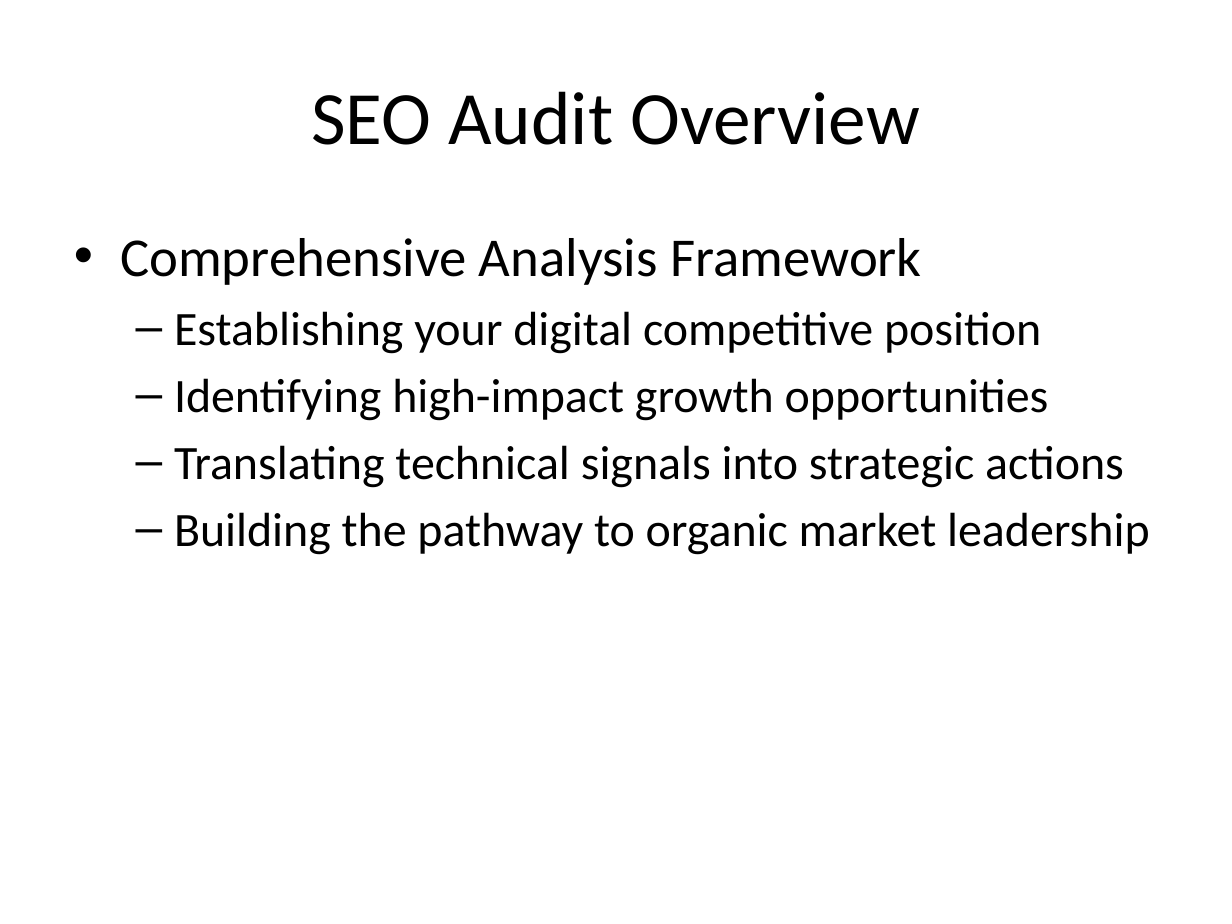
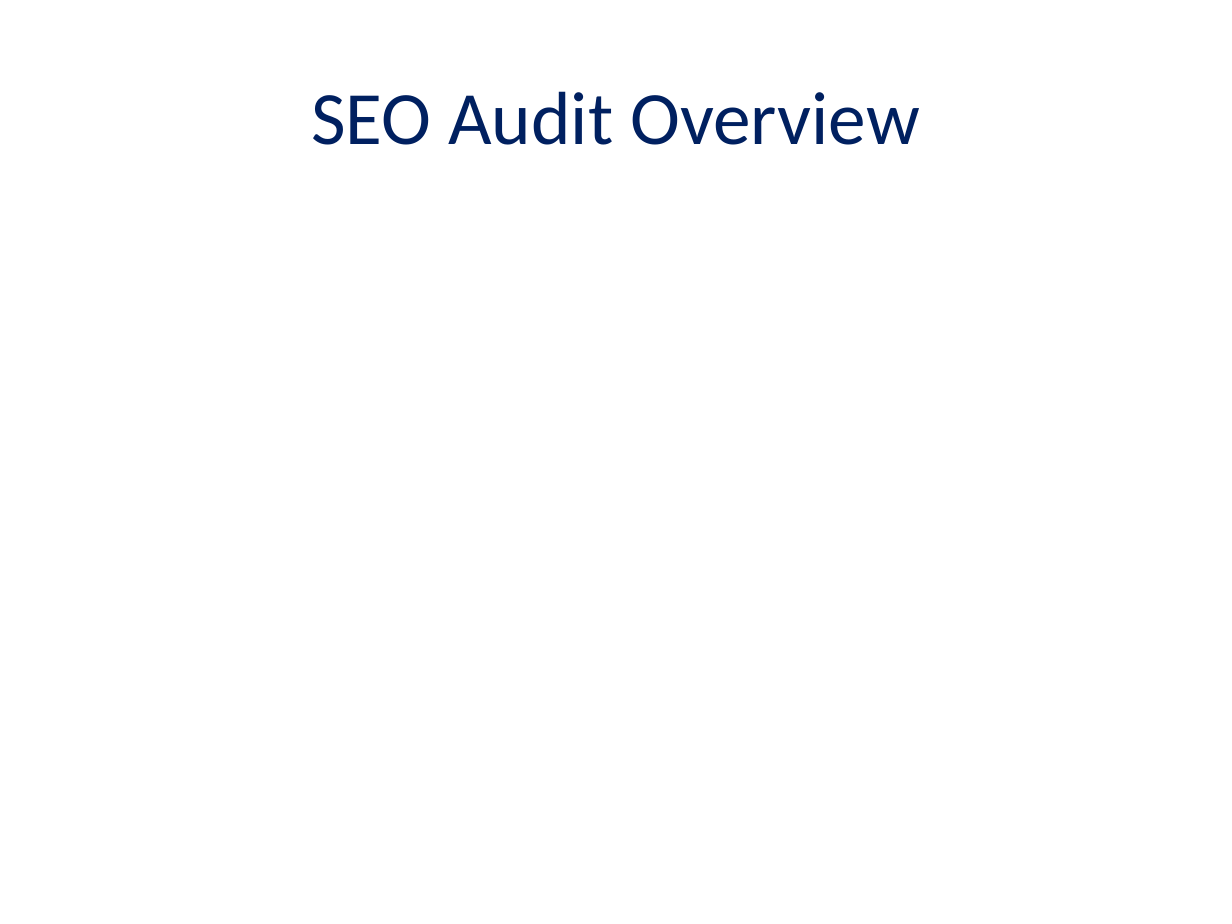
Before and after one commit to analytics-wq/seo-audit-automation, a slide deck: slide 2 of SEO_Strategy.pptx. Drawn at 1232x924 pixels with LibreOffice and Linux fonts; fonts in the diff are those of the drawing. Boxes give left, top, right and bottom in pixels: in the first picture for what was removed or moved away, otherwise in the second. Text is boxed around its words. In the diff, an @@ line names an element or a change of style, - is before the commit and + after.

```diff
--- a/SEO_Strategy.pptx
+++ b/SEO_Strategy.pptx
@@ title "SEO Audit Overview" at box(311, 91, 920, 145): text colour #000000 to #002060 @@
@@ text removed at box(120, 238, 1150, 555) @@
-• Comprehensive Analysis Framework
-  – Establishing your digital competitive position
-  – Identifying high-impact growth opportunities
-  – Translating technical signals into strategic actions
-  – Building the pathway to organic market leadership
```
Also in this commit, not shown: 12 other slides changed, 13 slides added, 13 slides removed, 3 other files.
